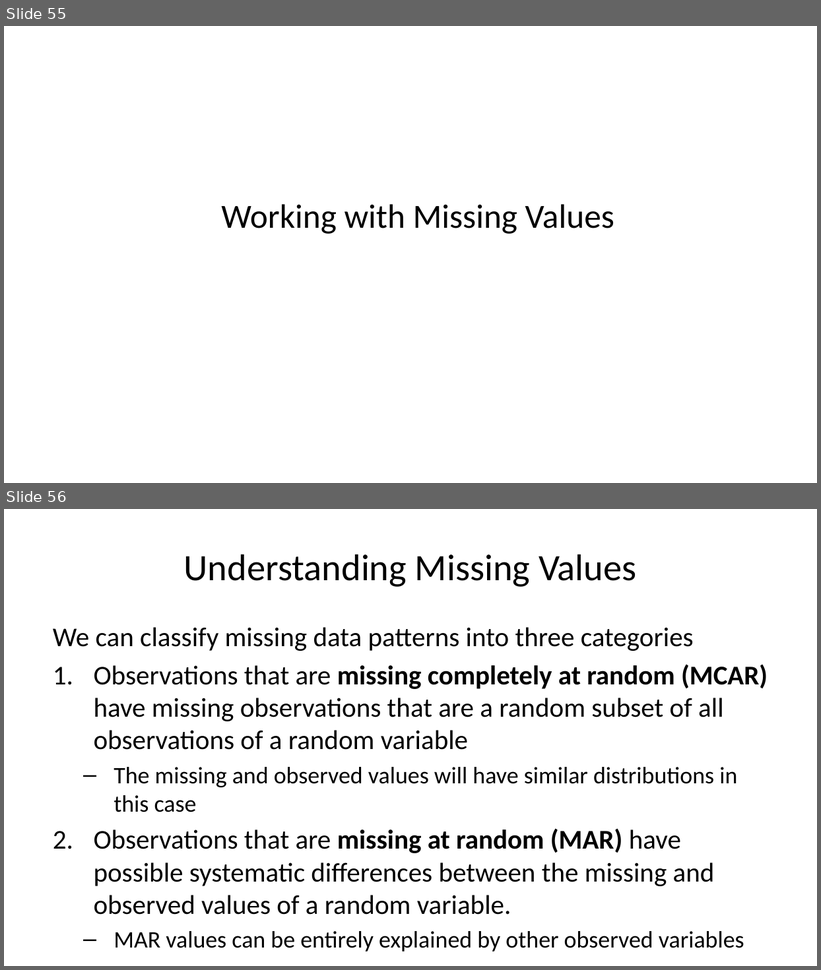
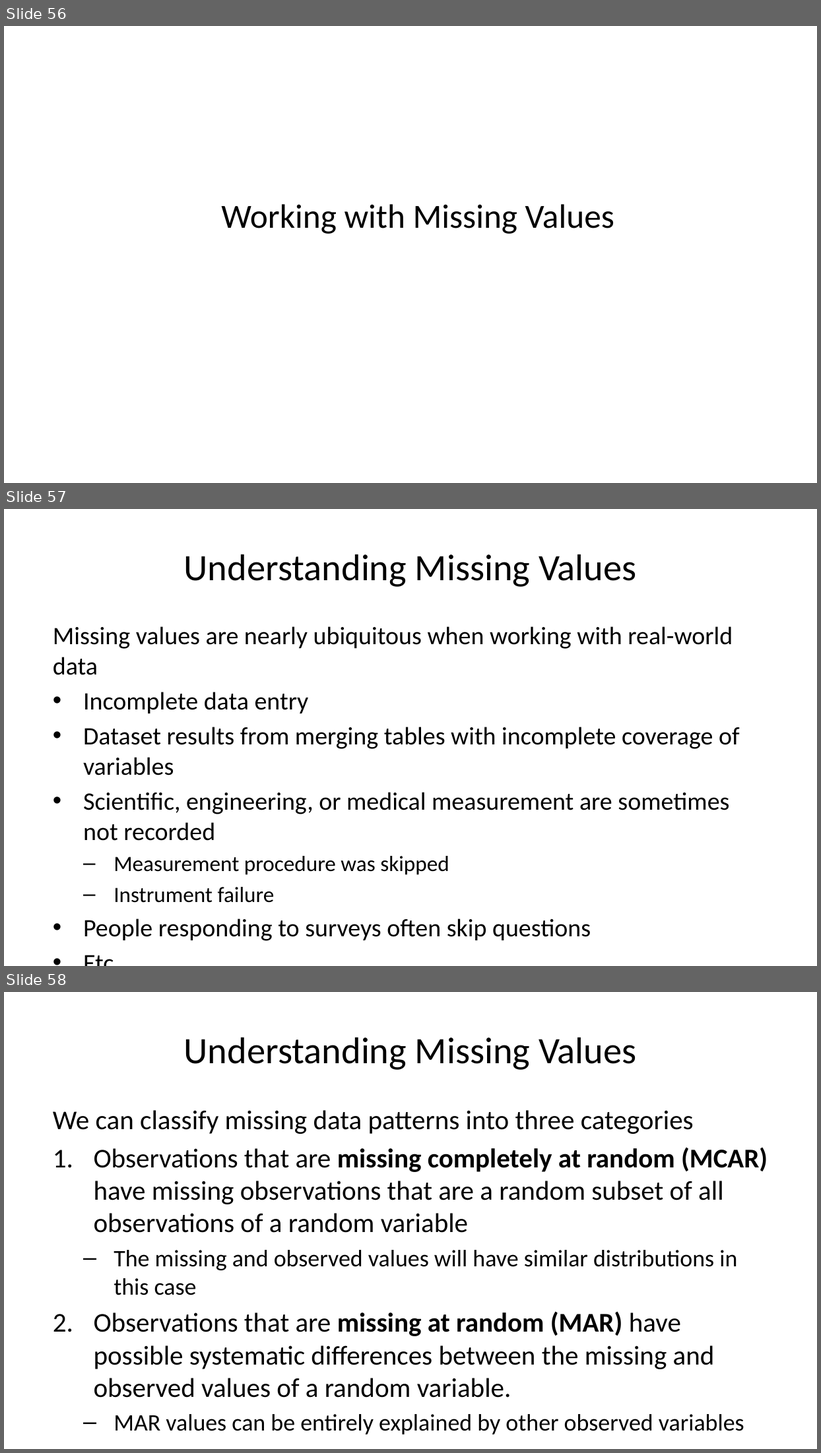
Before and after one commit to StephenElston/CSCI-E-83, a slide deck: LectureSlides/11_ModelsForMessyData.pptx. Shown one above the other, each under a label of ours: slides 55 and 56 before the commit, slides 56, 57 and 58 after it. The pictures are 821x970 and 821x1453 pixels, drawn with LibreOffice and Linux fonts; fonts in the diff are those of the drawing. Boxes give left, top, right and bottom in pixels: in the first picture for what was removed or moved away, otherwise in the second. Text is boxed around its words. In the diff, an @@ line names an element or a change of style, - is before the commit and + after.

```diff
--- a/LectureSlides/11_ModelsForMessyData.pptx
+++ b/LectureSlides/11_ModelsForMessyData.pptx
@@ slide 57 added at [4,509,817,966], background #FFFFFF @@
@@ title added at [184,554,637,587], 33 pt, text #000000 @@
+Understanding Missing Values
@@ text added at [53,626,740,941], 22.2 pt, text #000000 @@
+Missing values are nearly ubiquitous when working with real-world data
+• Incomplete data entry
+• Dataset results from merging tables with incomplete coverage of variables
+• Scientific, engineering, or medical measurement are sometimes not recorded
+  – Measurement procedure was skipped
+  – Instrument failure
+• People responding to surveys often skip questions
+• Etc….
@@ what was slide 55 is now slide 56 @@
@@ what was slide 56 is now slide 58 @@
```
Also in this commit, not shown: 6 slides changed, 3 other slides added.
